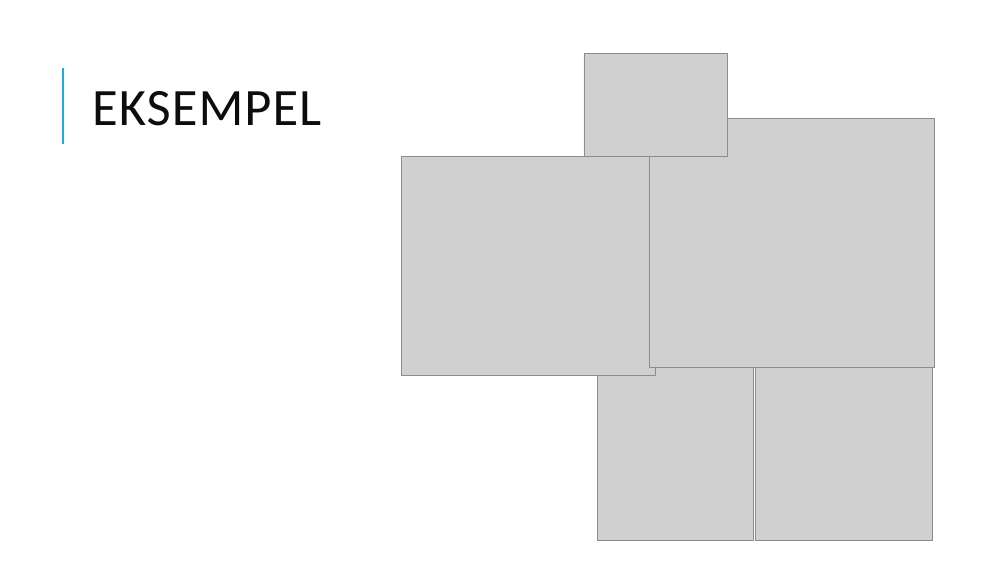
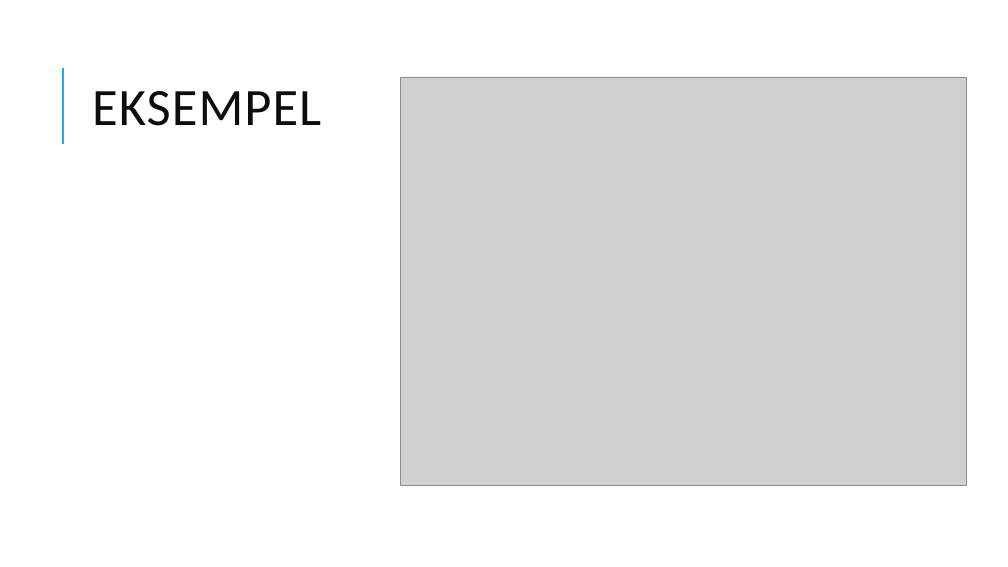
Before and after one commit to niklasmmsoerensen/SWD_DecoratorPattern, a slide deck: slide 4 of Decorator Pattern.pptx. Drawn at 1008x567 pixels with LibreOffice and Linux fonts; fonts in the diff are those of the drawing; grey boxes stand for pictures. Boxes give left, top, right and bottom in pixels: in the first picture for what was removed or moved away, otherwise in the second. Text is boxed around its words. In the diff, an @@ line names an element or a change of style, - is before the commit and + after.

```diff
--- a/Decorator Pattern.pptx
+++ b/Decorator Pattern.pptx
@@ picture removed at <box>584,53,727,157</box> @@
@@ picture added at <box>401,77,966,486</box> @@
@@ picture removed at <box>650,119,934,368</box> @@
@@ picture removed at <box>402,157,656,377</box> @@
@@ picture removed at <box>597,366,754,541</box> @@
@@ picture removed at <box>756,366,932,541</box> @@
```
Also in this commit, not shown: 3 slides removed, 8 other files.
